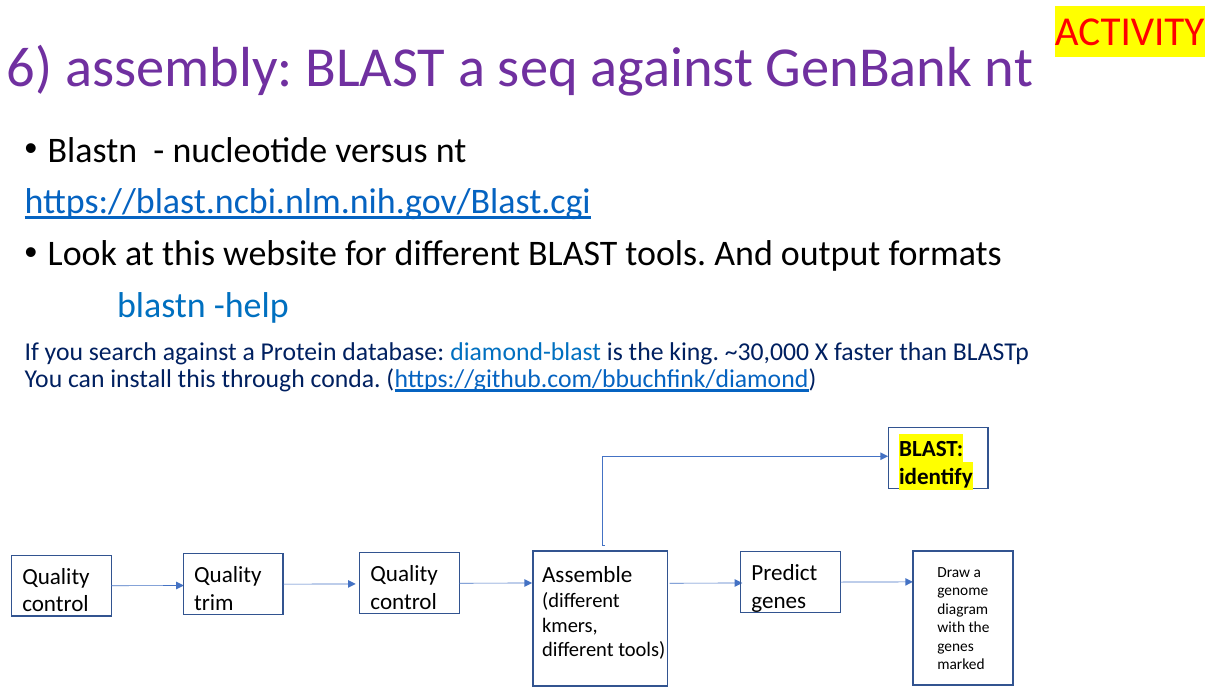
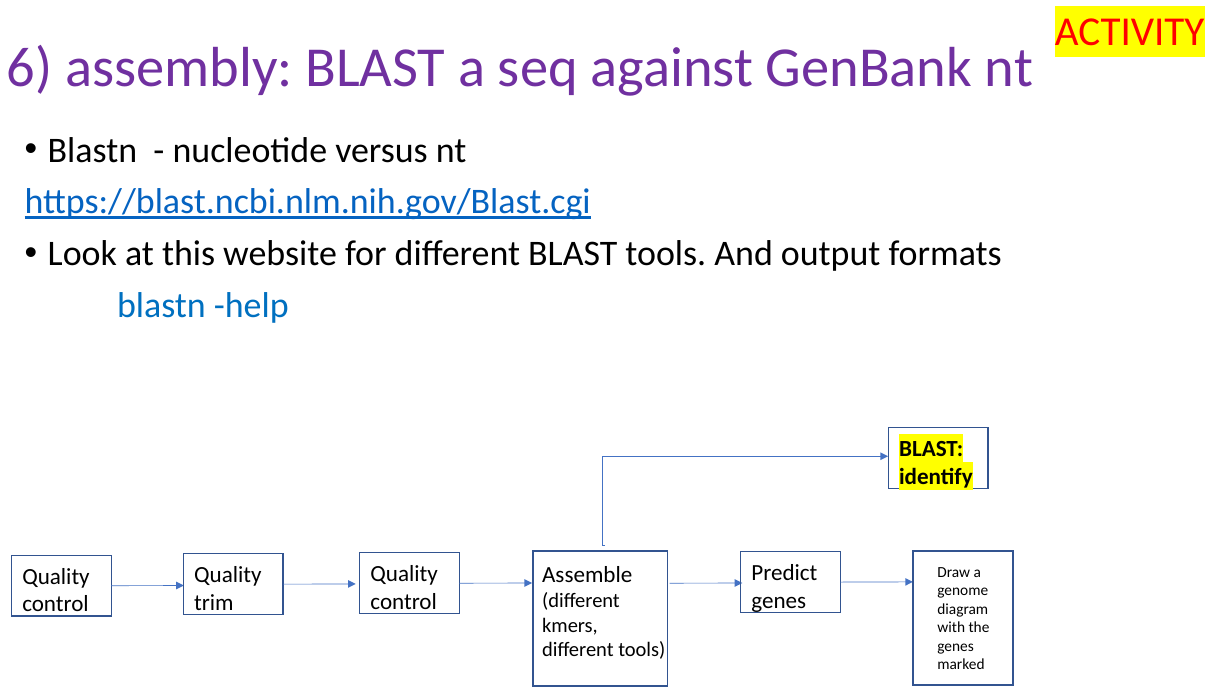
Before and after one commit to peterthorpe5/genome_assembly_workshop, a slide deck: slide 30 of powerpoint/6_assembly.pptx (slide 22 before the commit). Drawn at 1232x693 pixels with LibreOffice and Linux fonts; fonts in the diff are those of the drawing. Boxes give left, top, right and bottom in pixels: in the first picture for what was removed or moved away, otherwise in the second. Text is boxed around its words. In the diff, an @@ line names an element or a change of style, - is before the commit and + after.

```diff
--- a/powerpoint/6_assembly.pptx
+++ b/powerpoint/6_assembly.pptx
@@ text at (x1=25, y1=342, x2=1029, y2=392): paragraph removed @@
-If you search against a Protein database: diamond-blast is the king. ~30,000 X faster than BLASTp You can install this through conda. (https://github.com/bbuchfink/diamond)
```
Also in this commit, not shown: 12 other slides changed, 8 slides added.
